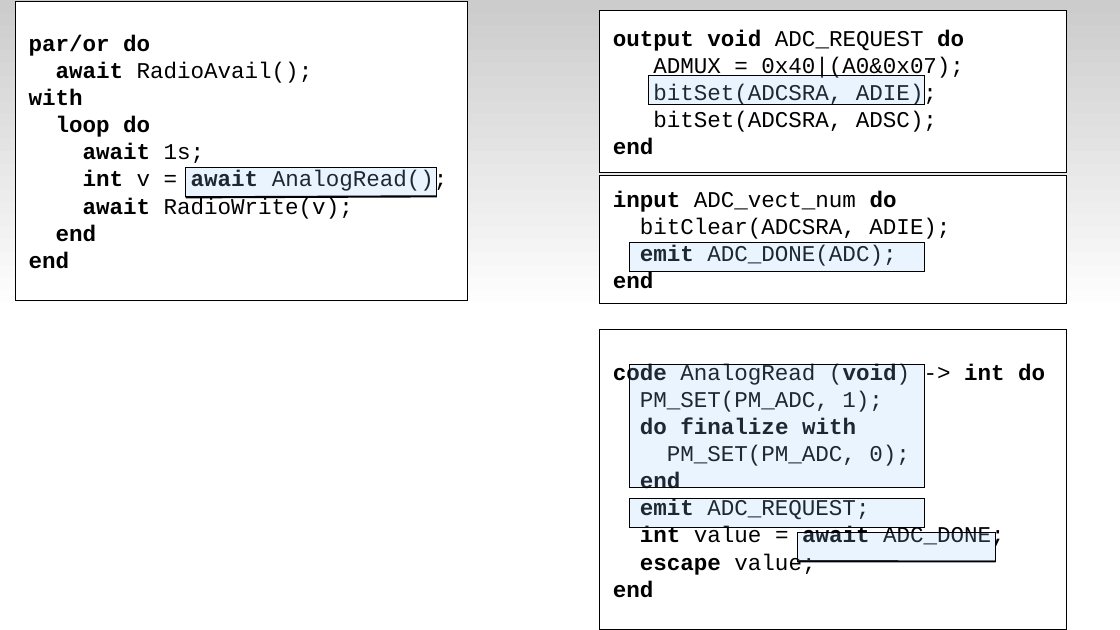
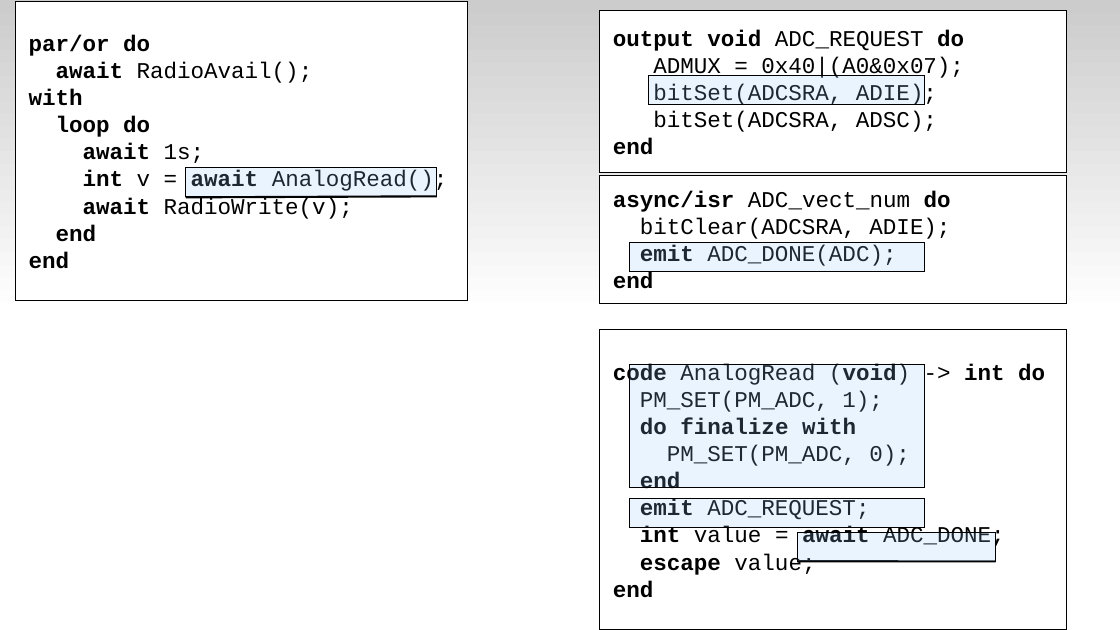
Before and after one commit to fsantanna-uerj/serrapilheira, a slide deck: slide 19 of LCTES/ceu-lctes-wip.odp (slide 17 before the commit). Drawn at 1120x630 pixels with LibreOffice and Linux fonts; fonts in the diff are those of the drawing. Boxes give left, top, right and bottom in pixels: in the first picture for what was removed or moved away, otherwise in the second. Text is boxed around its words. In the diff, an @@ line names an element or a change of style, - is before the commit and + after.

```diff
--- a/LCTES/ceu-lctes-wip.odp
+++ b/LCTES/ceu-lctes-wip.odp
@@ text in rectangle at box(613, 191, 951, 212): text changed @@
-input ADC_vect_num do
+async/isr ADC_vect_num do
```
Also in this commit, not shown: 2 other slides changed, 3 slides removed, 2 other files.
